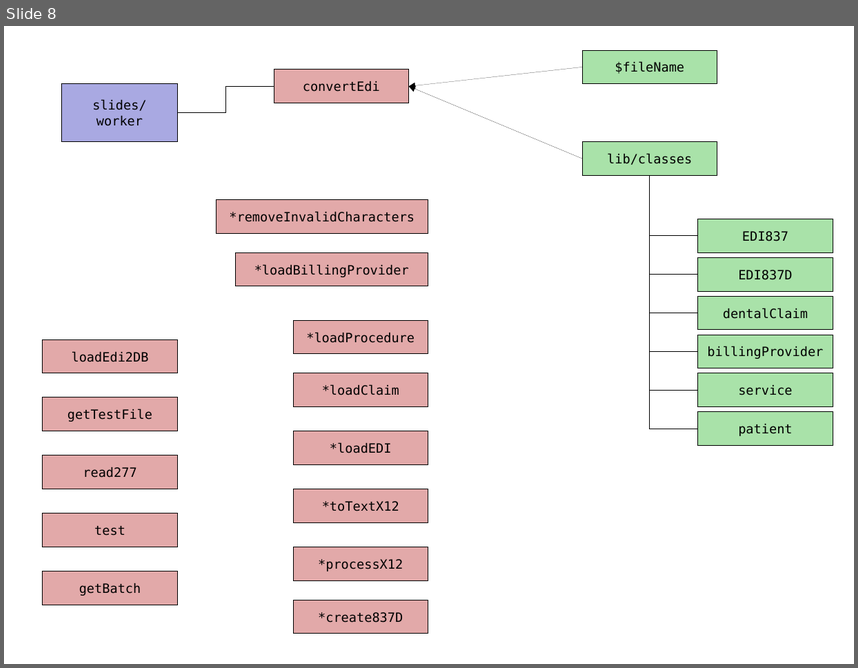
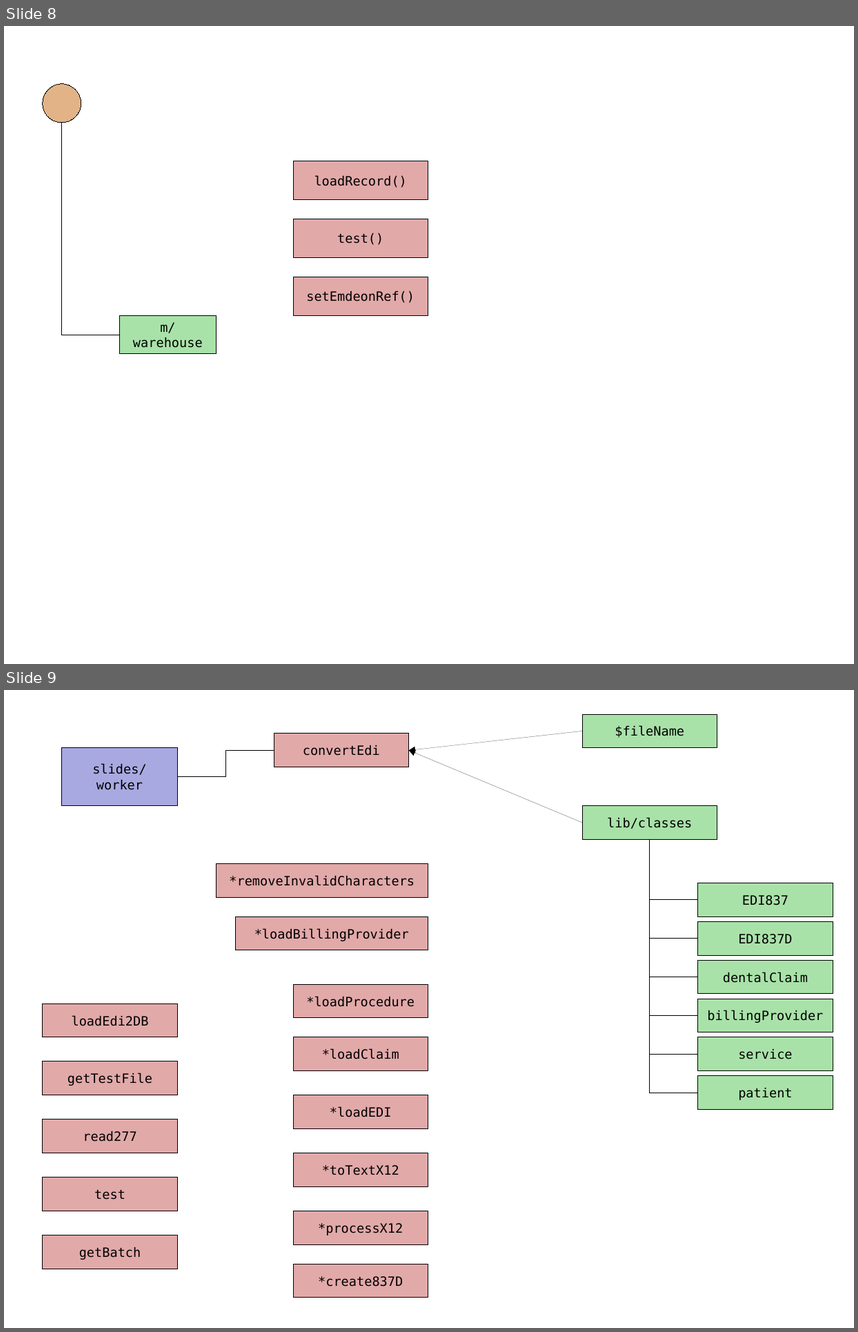
Before and after one commit to JamesLeB/Stout, a slide deck: Documents/junior.odp. Shown one above the other, each under a label of ours: slide 8 before the commit, slides 8 and 9 after it. The pictures are 858x668 and 858x1332 pixels, drawn with LibreOffice and Linux fonts; fonts in the diff are those of the drawing. Boxes give left, top, right and bottom in pixels: in the first picture for what was removed or moved away, otherwise in the second. Text is boxed around its words. In the diff, an @@ line names an element or a change of style, - is before the commit and + after.

```diff
--- a/Documents/junior.odp
+++ b/Documents/junior.odp
@@ slide 8 added at (x1=4, y1=26, x2=854, y2=664), background #FFFFFF @@
@@ ellipse added at (x1=43, y1=84, x2=81, y2=123), fill #E2B387, outline #000000 0 pt @@
@@ elbow line added from (62, 123) to (120, 334), #000000 0 pt @@
@@ rectangle added at (x1=293, y1=161, x2=428, y2=200), fill #E2A9A9, outline #000000 0 pt, 12 pt, text #000000 @@
+loadRecord()
@@ rectangle added at (x1=293, y1=219, x2=428, y2=257), fill #E2A9A9, outline #000000 0 pt, 12 pt, text #000000 @@
+test()
@@ rectangle added at (x1=293, y1=276, x2=428, y2=315), fill #E2A9A9, outline #000000 0 pt, 12 pt, text #000000 @@
+setEmdeonRef()
@@ rectangle added at (x1=120, y1=315, x2=216, y2=354), fill #A9E2A9, outline #000000 0 pt, 12 pt, text #000000 @@
+m/warehouse
@@ what was slide 8 is now slide 9 @@
```
Also in this commit, not shown: 3 slides changed.
